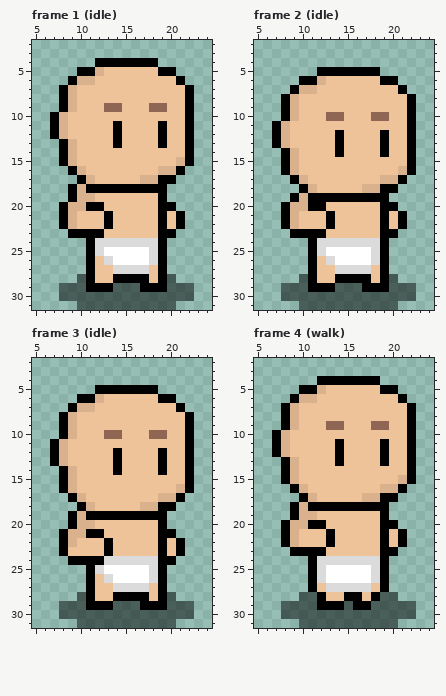
Two versions of one pixel-art file, WoW.Client/Content/Data/Characters/human_spritesheet.ase. That is the earlier state.
32x32 pixels, 7 frames. Shown: frame 1 (idle): x 5..24, y 2..31; frame 2 (idle): x 5..24, y 2..31; frame 3 (idle): x 5..24, y 2..31; frame 4 (walk): x 5..24, y 2..31. The commit also changed other frames, which this record leaves out.
After the commit:
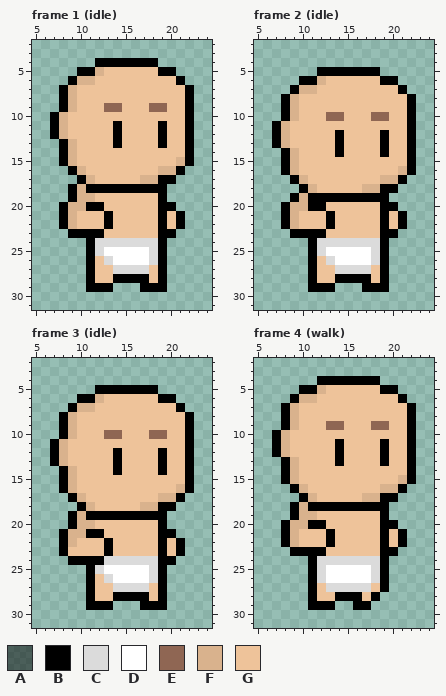
Palette (. is transparent): A #00000080  B #000000  C #dbdbdb  D #ffffff  E #8f6653  F #d9b28d  G #eec39a
Edits made:
layer "Shadow" removed
--- frame 1 (idle)
@@ x 5..24 @@
 27 ......BGGCCCCGB.....
-28 .....ABGGBBBBGBA....
-29 ...AAABBBAAABBBAAA..
-30 ...AAAAAAAAAAAAAAA..
-31 .....AAAAAAAAAAA....
+28 ......BGGBBBBGB.....
+29 ......BBB...BBB.....
+30 ....................
+31 ....................
--- frame 2 (idle): the same change as frame 1 (idle)
--- frame 3 (idle): the same change as frame 1 (idle)
--- frame 4 (walk)
@@ x 5..24 @@
 27 ......BGCCCCCGB.....
-28 .....AABGGBBGBAA....
-29 ...AAAABBBABBAAAAA..
-30 ...AAAAAAAAAAAAAAA..
-31 .....AAAAAAAAAAA....
+28 ......BGGBBBGB......
+29 ......BBB..BB.......
+30 ....................
+31 ....................
